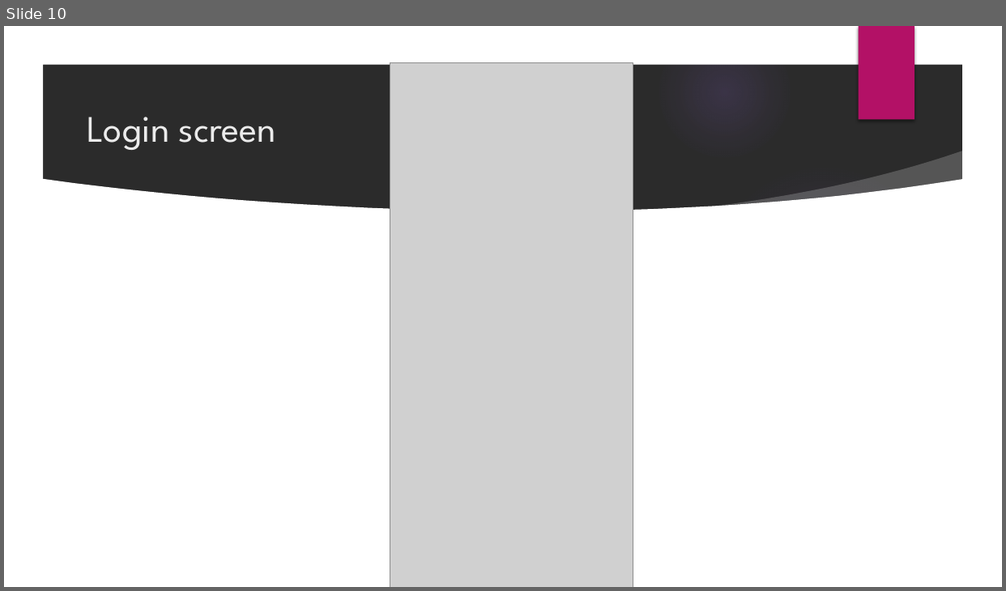
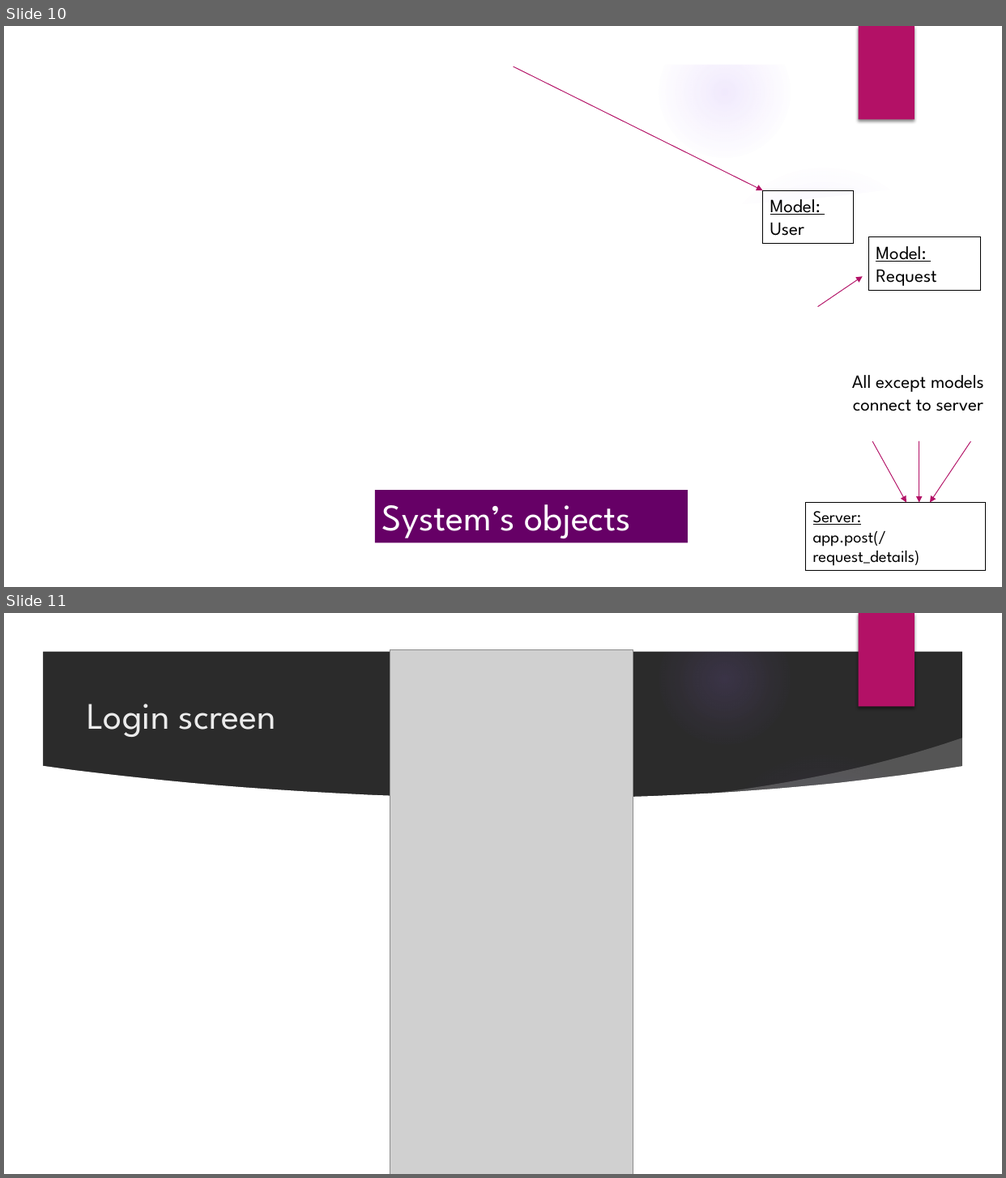
Before and after one commit to shaCode256/GiveAndTake, a slide deck: Give And Take presentation.pptx. Shown one above the other, each under a label of ours: slide 10 before the commit, slides 10 and 11 after it. The pictures are 1006x591 and 1006x1178 pixels, drawn with LibreOffice and Linux fonts; fonts in the diff are those of the drawing; grey boxes stand for pictures; background and template pictures are left out; a plain dark background stands for a picture behind light text. Boxes give left, top, right and bottom in pixels: in the first picture for what was removed or moved away, otherwise in the second. Text is boxed around its words. In the diff, an @@ line names an element or a change of style, - is before the commit and + after.

Commit message:
Added object diagram to pptx

```diff
--- a/Give And Take presentation.pptx
+++ b/Give And Take presentation.pptx
@@ slide 10 added at [4, 26, 1002, 587], background picture (left out); not listed: 9 template elements that a slide beside it also shows @@
@@ arrow added from (513, 66) to (763, 190), #B31166 0.75 pt @@
@@ rectangle added at [763, 190, 854, 244], outline #000000 0.75 pt, 18 pt, text #000000, underline @@
+Model:
+User
@@ rectangle added at [868, 237, 981, 290], outline #000000 0.75 pt, 18 pt, text #000000 @@
+Model:
+Request
@@ arrow added from (819, 307) to (863, 277), #B31166 0.75 pt @@
@@ text added at [852, 375, 984, 412], 18 pt, text #000000 @@
+All except models connect to server
@@ arrow added from (873, 442) to (907, 503), #B31166 0.75 pt @@
@@ arrow added from (919, 442) to (919, 503), #B31166 0.75 pt @@
@@ arrow added from (971, 442) to (930, 503), #B31166 0.75 pt @@
@@ rectangle added at [375, 490, 688, 544], fill #660066, 36 pt, text #FFFFFF @@
+System’s objects
@@ rectangle added at [806, 503, 987, 571], outline #000000 0.75 pt, 16 pt, text #000000 @@
+Server:
+app.post(/request_details)
@@ what was slide 10 is now slide 11 @@
```
